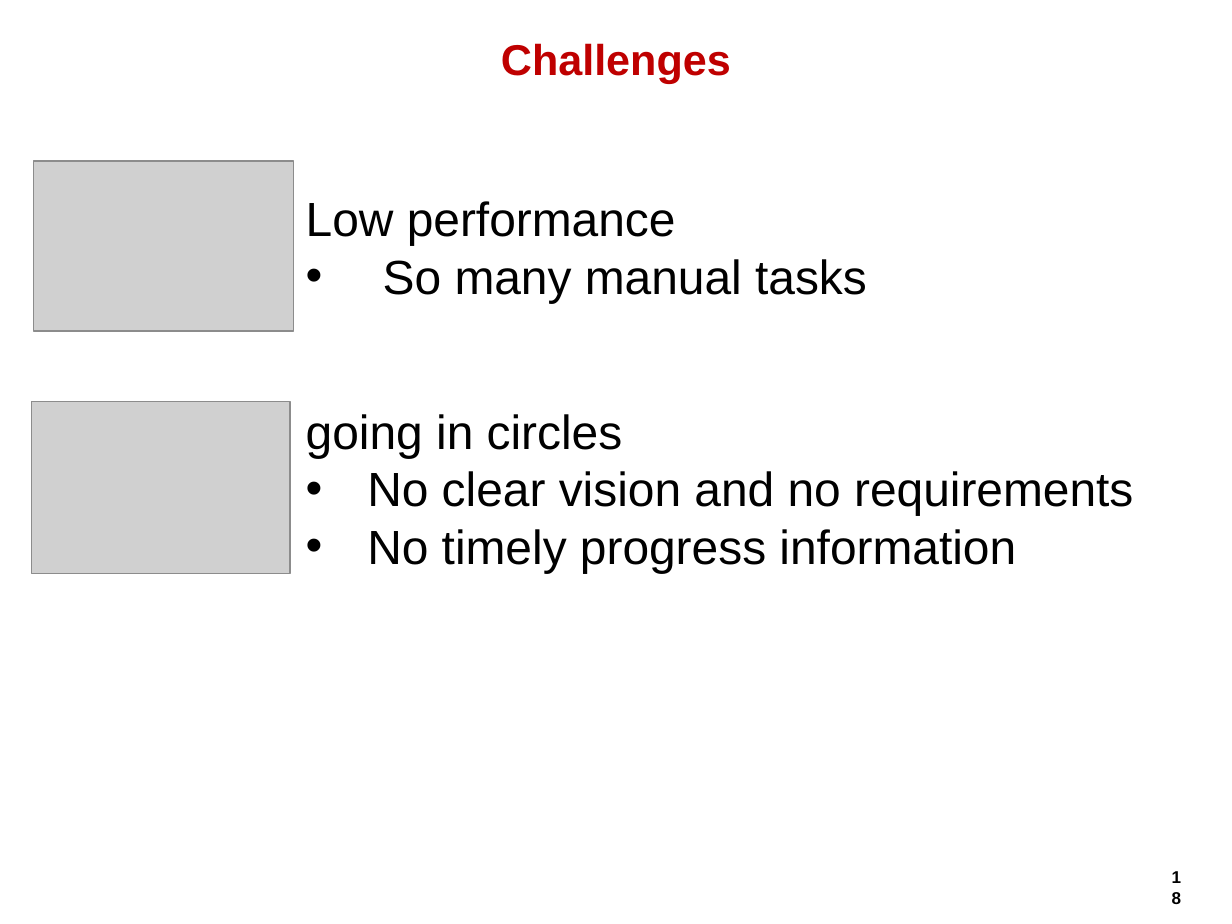
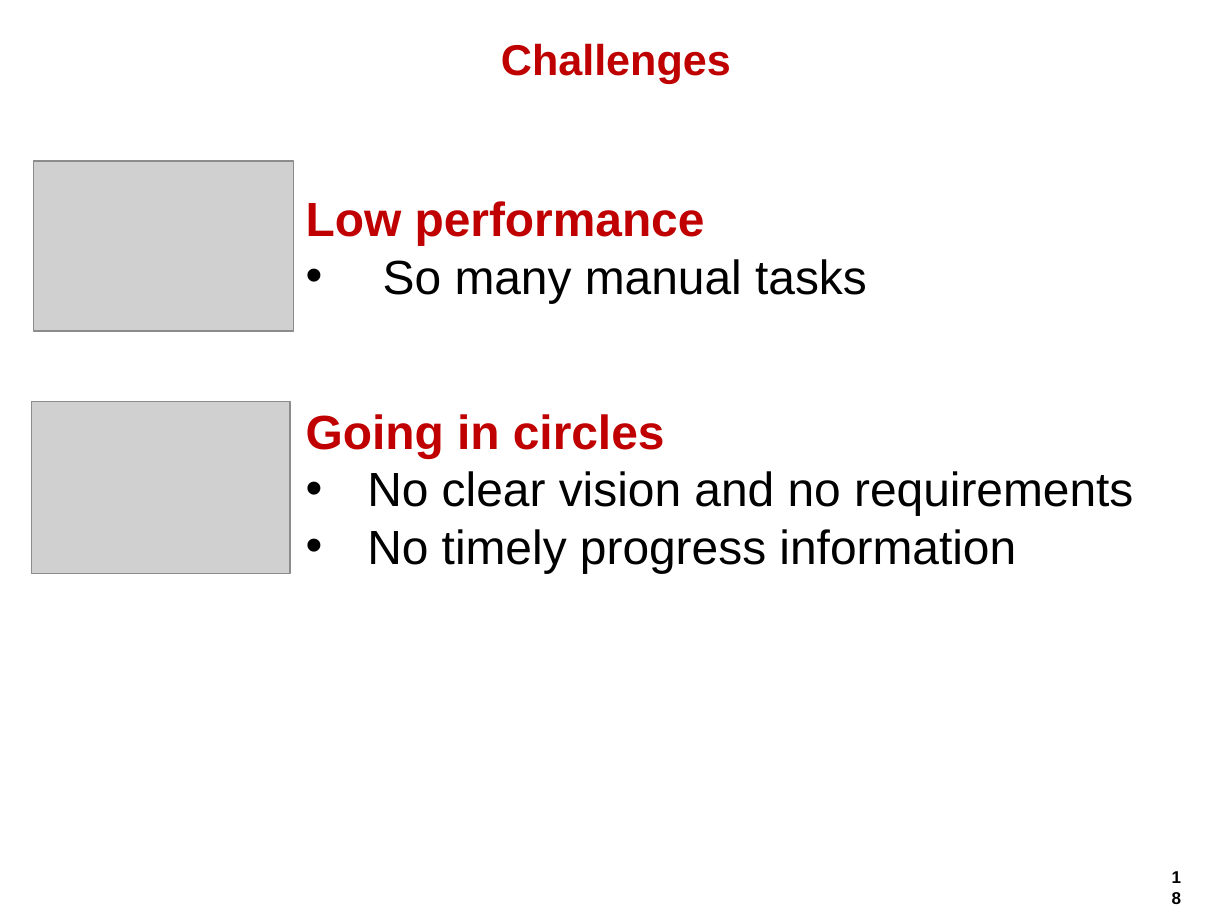
Before and after one commit to hageyahhoo/agile2014, a slide deck: slide 18 of presentations/TechnologyDrivenDevelopment.pptx. Drawn at 1232x924 pixels with LibreOffice and Linux fonts; fonts in the diff are those of the drawing; grey boxes stand for pictures; background and template pictures are left out. Boxes give left, top, right and bottom in pixels: in the first picture for what was removed or moved away, otherwise in the second. Text is boxed around its words. In the diff, an @@ line names an element or a change of style, - is before the commit and + after.

```diff
--- a/presentations/TechnologyDrivenDevelopment.pptx
+++ b/presentations/TechnologyDrivenDevelopment.pptx
@@ text at [306, 201, 705, 245]: text colour #000000 to #C00000, bold on in "Low performance" @@
@@ text at [306, 414, 665, 458]: text changed; text colour #000000 to #C00000; bold on @@
-going in circles
+Going in circles
```
Also in this commit, not shown: 12 other slides changed, 1 slide added.
